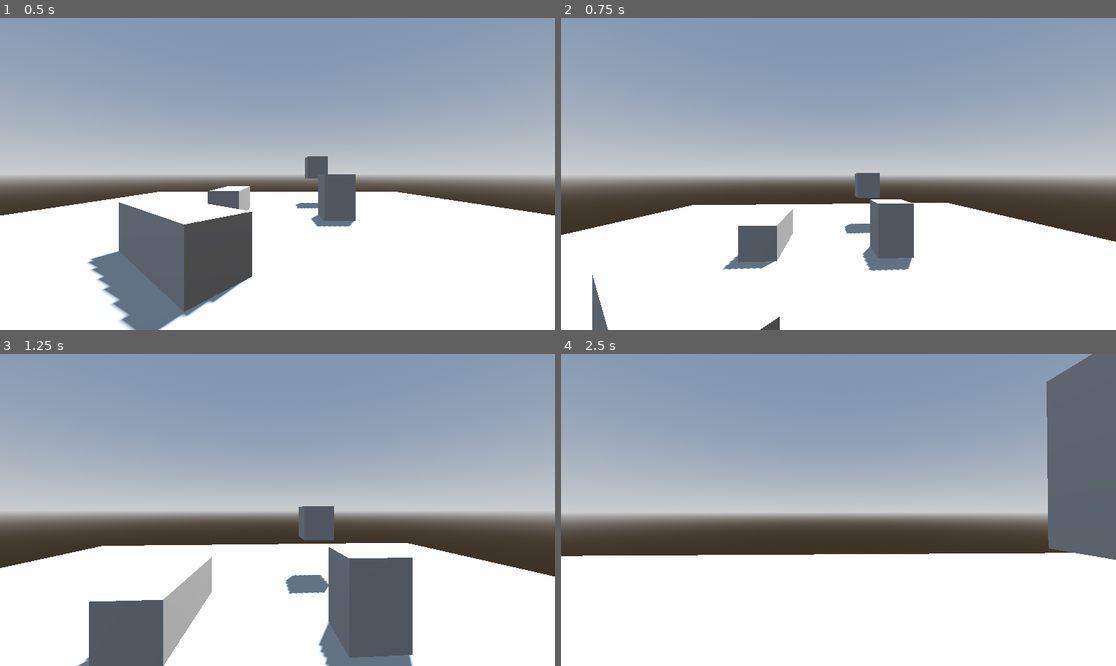
Above: before the commit, frames 1-4 (two rows, left to right).
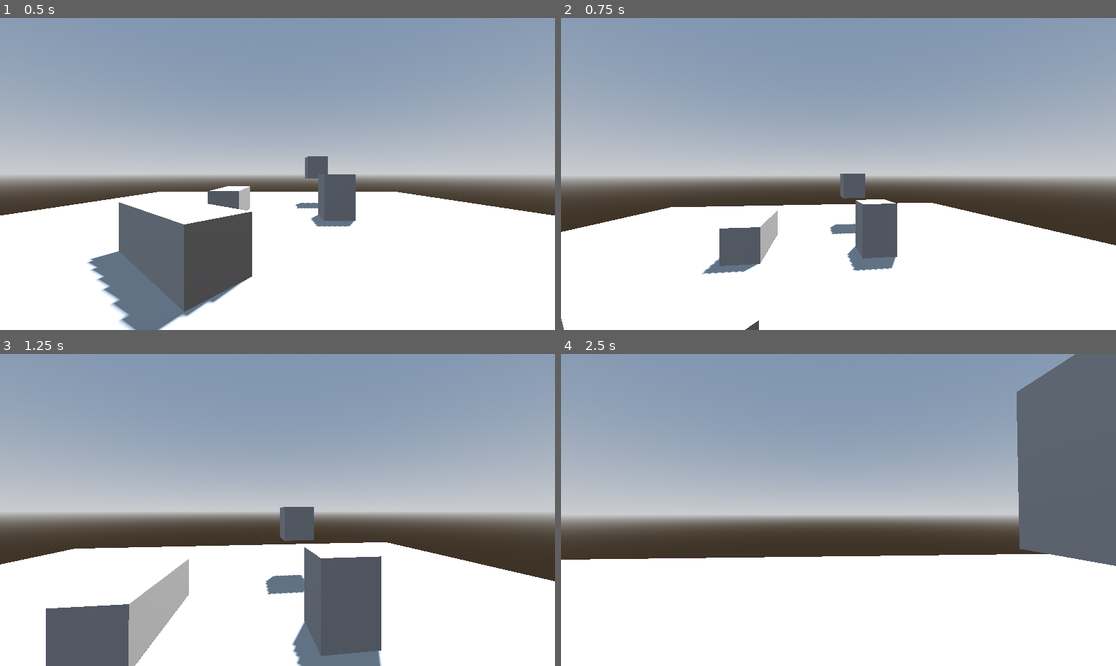
Above: after the commit, the same moments.

Repository: FatherOfSnails/SurvivalHorrorDungeonCrawler
Game: Godot game, scene res://_Core/Main/Scenes/main.tscn
Two runs of this game, one before a commit and one after it. Both use one fixed random seed, a clock stepped at 60 frames per second and the inputs below.
Inputs (mouse positions are in pixels of both pictures, inside the frame that each line leads up to):
- Up to frame 1 (0.5 s): no input
- Up to frame 2 (0.75 s): tap Enter (ui_accept) at 0.5 s; move the mouse to (866, 174) at 0.52 s; hold Up (ui_up) from 0.53 s (still down)
- Up to frame 3 (1.25 s): keep holding Up (ui_up); tap Enter (ui_accept) at 0.77 s
- Up to frame 4 (2.5 s): keep holding Up (ui_up); move the mouse to (810, 510) at 1.27 s; tap Enter (ui_accept) at 1.52 s; move the mouse to (849, 503) at 2.02 s

Frame 1 is identical in both runs. In frame 2, 4.3% of the frame differs, in the area x 0-100%, y 49-100%; in frame 3, 10%, in the area x 0-100%, y 48-100%; in frame 4, 5.2%.

Commit message:
Player Setup 1

Diff:
--- a/_Core/Entities/Player/Scripts/player.gd
+++ b/_Core/Entities/Player/Scripts/player.gd
@@ -1,9 +1,11 @@
 extends CharacterBody3D
 
 
-@export_range(0.001, 0.01, 0.001) var mouse_sensitivity: float = 0.001
+@export_range(0.1, 10.0, 0.1) var mouse_sensitivity: float = 1.0
+var _mouse_motion: Vector2
 
 @export var move_speed: float = 5.0
+var gravity = 9.8
 
 
 @onready var player_camera: Camera3D = $Camera3D
@@ -13,9 +15,17 @@
 	Input.mouse_mode = Input.MOUSE_MODE_CAPTURED
 
 
+func _process(delta: float) -> void:
+	pass
+
+
 func _physics_process(delta: float) -> void:
+	_mouse_motion.y = clamp(_mouse_motion.y, -1560, 1560)
+	transform.basis = Basis.from_euler(Vector3(0, _mouse_motion.x * -0.001, 0))
+	player_camera.transform.basis = Basis.from_euler(Vector3(_mouse_motion.y * -0.001, 0, 0))
+
 	if not is_on_floor():
-		velocity.y -= 9.8 * delta
+		velocity.y -= gravity * delta
 
 	if Input.is_action_just_pressed("ui_accept") and is_on_floor():
 		velocity.y = 4.5
@@ -29,12 +39,12 @@
 		velocity.x = 0.0
 		velocity.z = 0.0
 
+	transform = transform.orthonormalized()
 
 	move_and_slide()
 
 
 func _unhandled_input(event: InputEvent) -> void:
 	if event is InputEventMouseMotion:
-		rotate_object_local(Vector3.UP, -event.relative.x * mouse_sensitivity)
-		player_camera.rotate_object_local(Vector3.RIGHT, -event.relative.y * mouse_sensitivity)
-		#I HATE LEONHARD EULER
+		if Input.get_mouse_mode() == Input.MOUSE_MODE_CAPTURED:
+			_mouse_motion += event.relative * mouse_sensitivity
--- a/_Core/Levels/00_Sandbox/Scenes/sandbox.tscn
+++ b/_Core/Levels/00_Sandbox/Scenes/sandbox.tscn
@@ -25,36 +25,37 @@
 transform = Transform3D(-0.8660254, -0.43301278, 0.25, 0, 0.49999997, 0.86602545, -0.50000006, 0.75, -0.43301266, 0, 0, 0)
 shadow_enabled = true
 
-[node name="Architecture" type="Node3D" parent="." unique_id=339317839]
+[node name="Geometry" type="Node3D" parent="." unique_id=339317839]
 
-[node name="Ground" type="Node3D" parent="Architecture" unique_id=1711477912]
+[node name="Ground" type="Node3D" parent="Geometry" unique_id=1711477912]
 
-[node name="CSGBox3D" type="CSGBox3D" parent="Architecture/Ground" unique_id=236194983]
+[node name="CSGBox3D" type="CSGBox3D" parent="Geometry/Ground" unique_id=236194983]
 transform = Transform3D(1, 0, 0, 0, 1, 0, 0, 0, 1, 0, -0.24993896, 0)
 use_collision = true
 size = Vector3(20, 0.5, 20)
 
-[node name="Obstacles" type="Node3D" parent="Architecture" unique_id=755572036]
+[node name="Obstacles" type="Node3D" parent="Geometry" unique_id=755572036]
 
-[node name="CSGBox3D" type="CSGBox3D" parent="Architecture/Obstacles" unique_id=1671466750]
+[node name="CSGBox3D" type="CSGBox3D" parent="Geometry/Obstacles" unique_id=1671466750]
 transform = Transform3D(1, 0, 0, 0, 1, 0, 0, 0, 1, 2, 0.7194824, 0)
 use_collision = true
 size = Vector3(1, 1.5610352, 1)
 
-[node name="CSGBox3D4" type="CSGBox3D" parent="Architecture/Obstacles" unique_id=1911368856]
+[node name="CSGBox3D4" type="CSGBox3D" parent="Geometry/Obstacles" unique_id=1911368856]
 transform = Transform3D(1, 0, 0, 0, 1, 0, 0, 0, 1, 2, 1.813652, -3.5344558)
 use_collision = true
 size = Vector3(1, 1.1023102, 1)
 
-[node name="CSGBox3D2" type="CSGBox3D" parent="Architecture/Obstacles" unique_id=1868208358]
+[node name="CSGBox3D2" type="CSGBox3D" parent="Geometry/Obstacles" unique_id=1868208358]
 transform = Transform3D(1, 0, 0, 0, 1, 0, 0, 0, 1, -1.7298825, 0.4514115, -0.8557129)
 use_collision = true
 size = Vector3(1, 1, 2.7114258)
 
-[node name="CSGBox3D3" type="CSGBox3D" parent="Architecture/Obstacles" unique_id=696395865]
+[node name="CSGBox3D3" type="CSGBox3D" parent="Geometry/Obstacles" unique_id=696395865]
 transform = Transform3D(0.64457744, 0, 0.764539, 0, 1, 0, -0.764539, 0, 0.64457744, -1.7298825, 0.4514115, 3.5343032)
 use_collision = true
 size = Vector3(1, 1, 2.7114258)
 
 [node name="Player" parent="." unique_id=167205263 instance=ExtResource("1_fjyey")]
 transform = Transform3D(1, 0, 0, 0, 1, 0, 0, 0, 1, 0, 0, 7)
+mouse_sensitivity = 2.0
--- a/project.godot
+++ b/project.godot
@@ -13,6 +13,7 @@
 config/name="Survival Horror Dungeon Crawler"
 run/main_scene="uid://8nfwx4dthtru"
 config/features=PackedStringArray("4.6", "GL Compatibility")
+run/max_fps=60
 config/icon="res://icon.svg"
 
 [physics]
